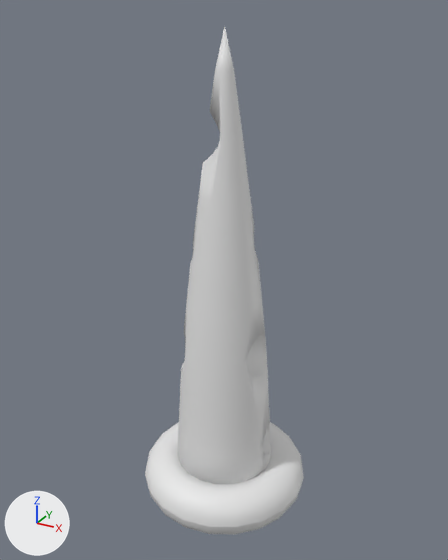
A saved change to the FBX model Assets/_MODELS/Spike.fbx.
One viewpoint serves both versions: a camera (50 mm lens) standing at (0.121, -0.221, 0.215) and looking at (-0.001, 0.002, 0.103). Lighting does not change. The marker at lower left points along +X, +Y and +Z. Where no turn or scale is listed for an object, it has been applied to the vertices.

The first picture shows 'geo2'.
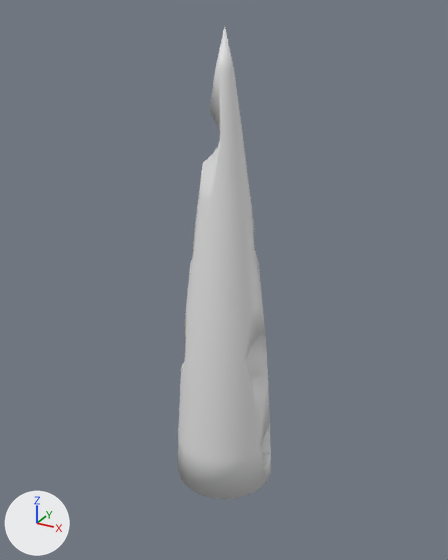
Location of each change, [x1, y1, x2, y2] in pixels of the pictures (448 x 560 px):
'geo2', reshaped (41% narrower, 7% shorter): before [145, 26, 304, 535]; after [178, 26, 271, 499]
part 1 of me_geo2, deleted: before [145, 422, 304, 535]

What changed in the scene script:
```text
Change me_geo2:
    where me_geo2.from_pydata(...)  # 1744 vertices, 1601 faces; spans x -0.04..0.04, y -0.04..0.04, z -0.011..0.209
    used by ob_geo2; location = (0.0, 0.0, 0.0)
    me_geo2 part 1: the loose piece of 420 vertices spanning x -0.04..0.04, y -0.04..0.04, z -0.011..0.011 is deleted
```
